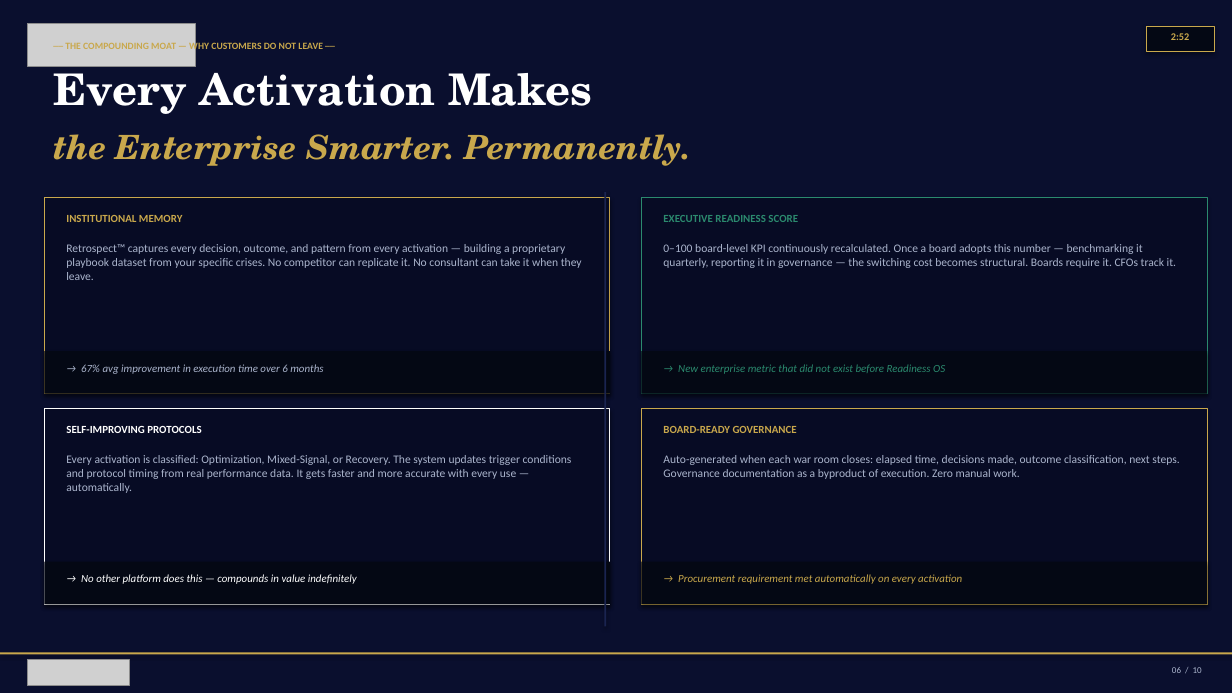
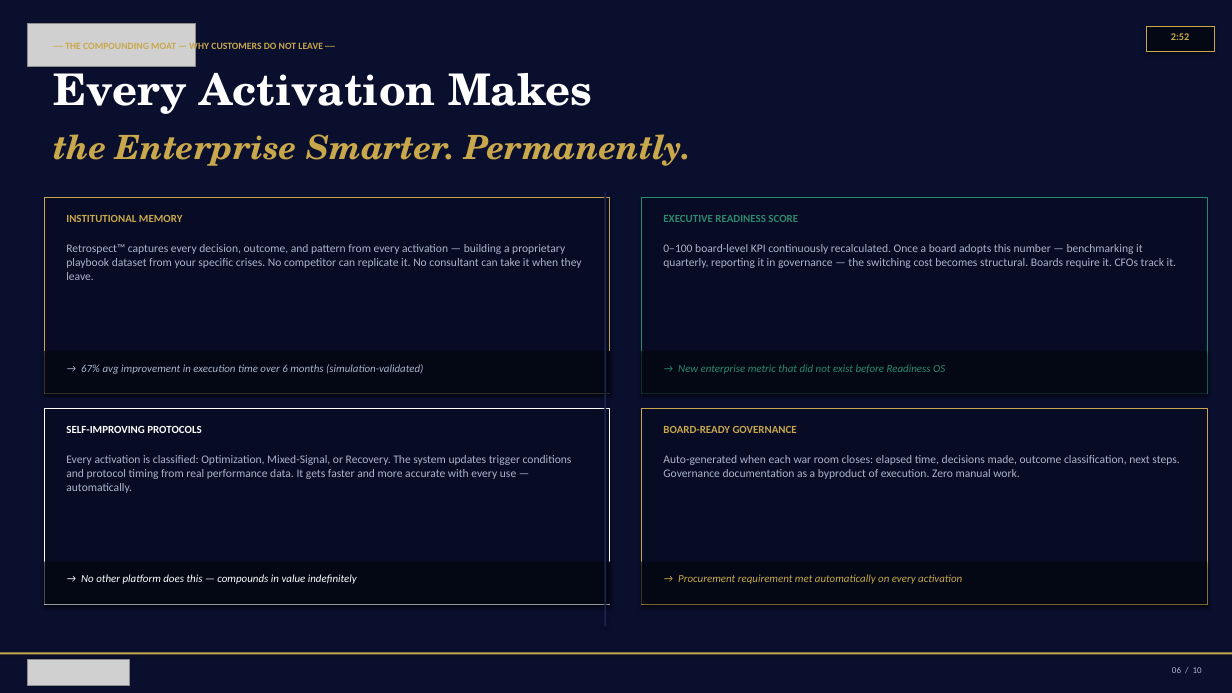
Before and after one commit to mbrunke18/CodePlatform1, a slide deck: slide 6 of attached_assets/VaughnMartin-4min-Pitch.pptx. Drawn at 1232x693 pixels with LibreOffice and Linux fonts; fonts in the diff are those of the drawing; grey boxes stand for pictures; background and template pictures are left out; a plain dark background stands for a picture behind light text. Boxes give left, top, right and bottom in pixels: in the first picture for what was removed or moved away, otherwise in the second. Text is boxed around its words. In the diff, an @@ line names an element or a change of style, - is before the commit and + after.

```diff
--- a/attached_assets/VaughnMartin-4min-Pitch.pptx
+++ b/attached_assets/VaughnMartin-4min-Pitch.pptx
@@ text at (81, 364, 423, 374): text changed @@
-→ 67% avg improvement in execution time over 6 months
+→ 67% avg improvement in execution time over 6 months (simulation-validated)
```
Also in this commit, not shown: 5 other slides changed, 3 other files.
